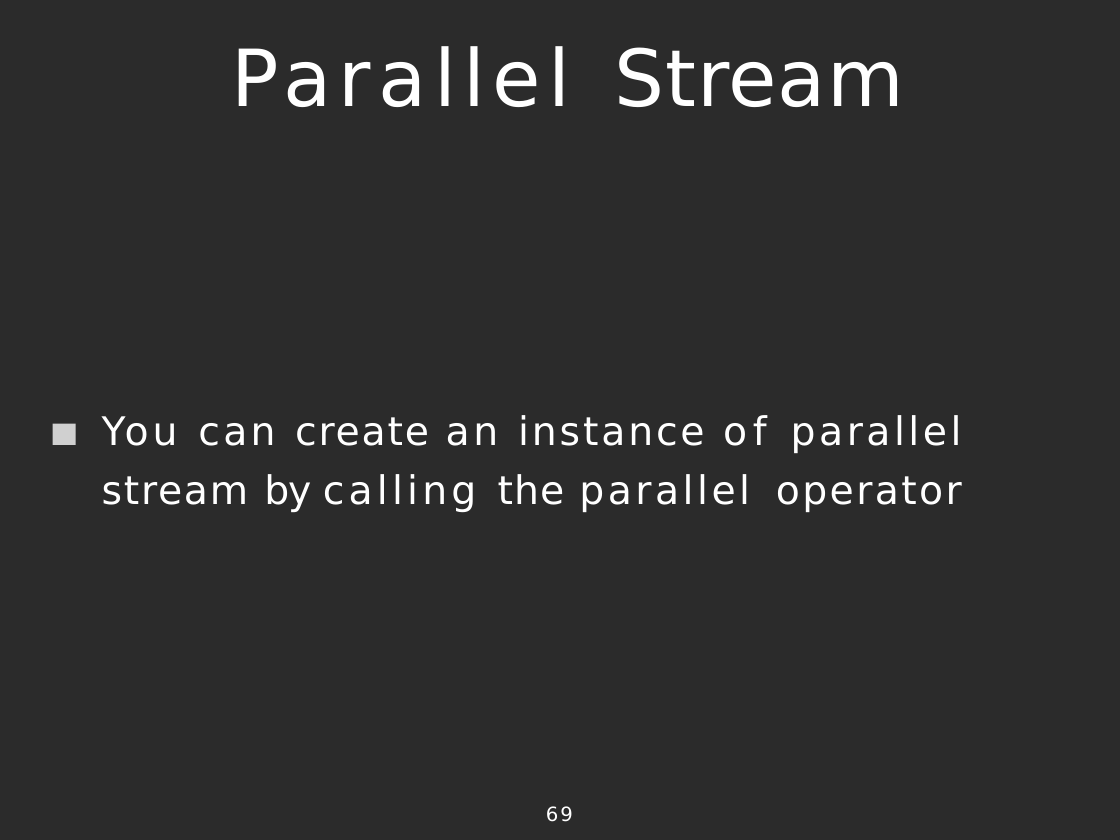
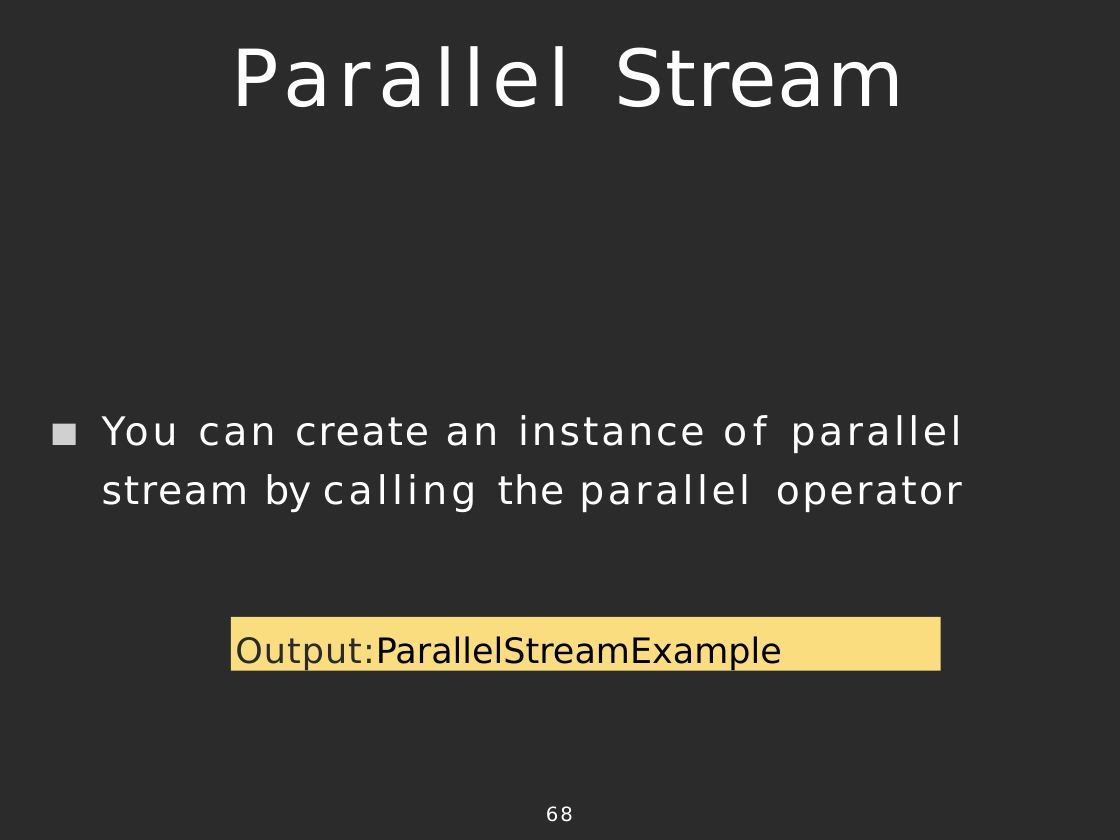
Before and after one commit to vilasvarghese/JavaFullStack, a slide deck: slide 68 of java8/java8-examples/Project1/java8-slides.pptx (slide 69 before the commit). Drawn at 1120x840 pixels with LibreOffice and Linux fonts; fonts in the diff are those of the drawing; grey boxes stand for pictures; background and template pictures are left out; a plain dark background stands for a picture behind light text. Boxes give left, top, right and bottom in pixels: in the first picture for what was removed or moved away, otherwise in the second. Text is boxed around its words. In the diff, an @@ line names an element or a change of style, - is before the commit and + after.

```diff
--- a/java8/java8-examples/Project1/java8-slides.pptx
+++ b/java8/java8-examples/Project1/java8-slides.pptx
@@ rectangle added at (x1=231, y1=617, x2=940, y2=670), fill #FADD7F, 32 pt, text #000000 @@
+Output:ParallelStreamExample
@@ page number at (x1=546, y1=806, x2=573, y2=822): text changed @@
-69
+68
```
Also in this commit, not shown: 5 other slides changed, 1 slide removed, 7 other files.
